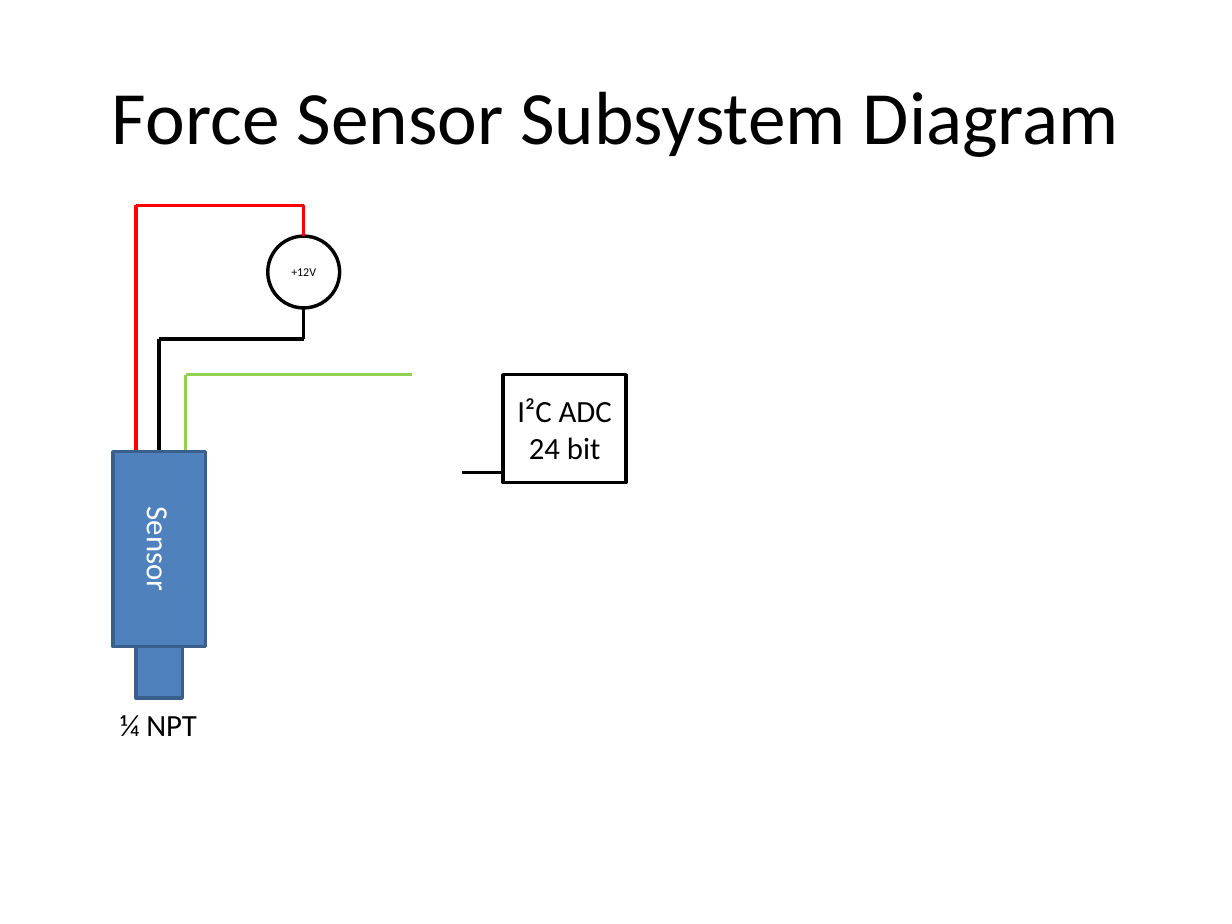
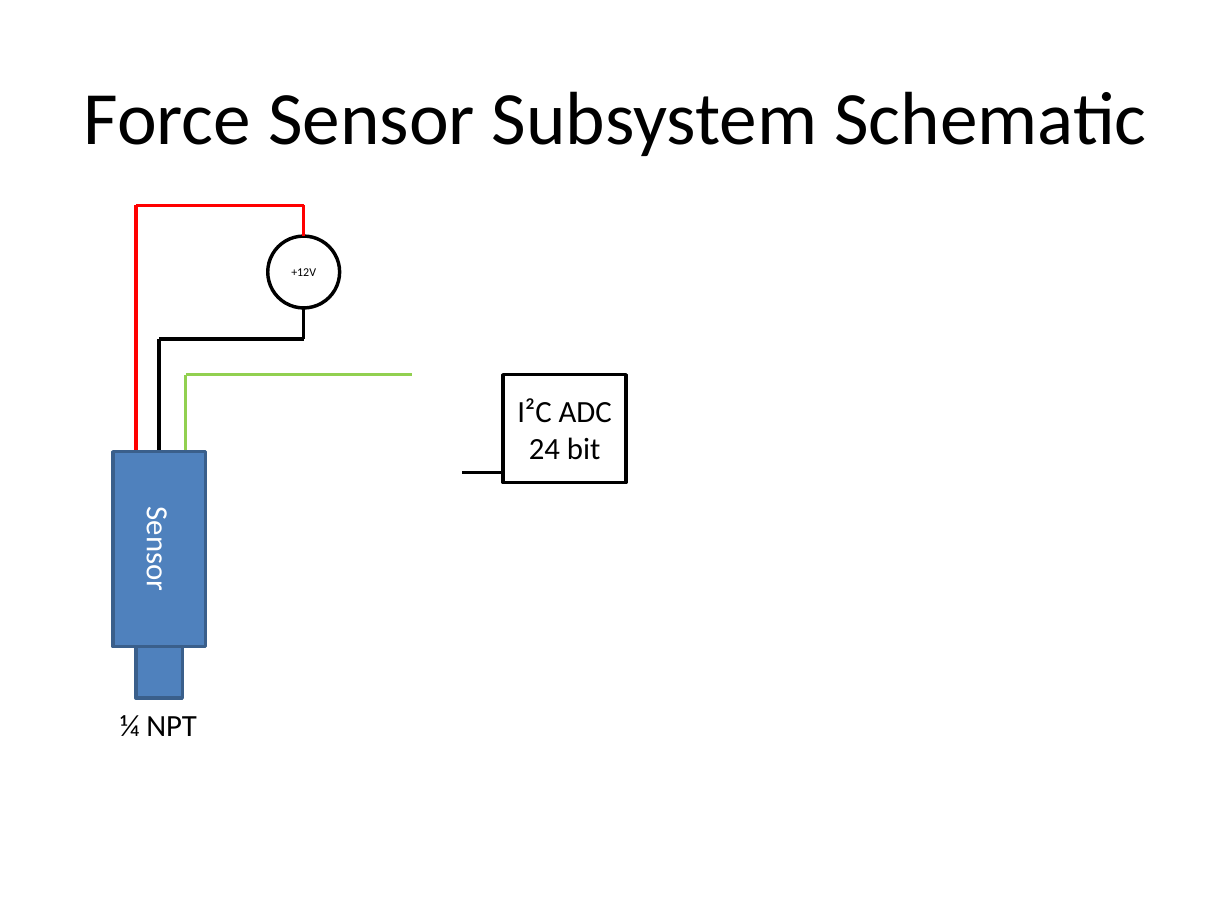
Before and after one commit to TheBengineer/Bridge-Tester, a slide deck: slide 2 of Design/Subsystems/Force Sensor.pptx (slide 1 before the commit). Drawn at 1232x924 pixels with LibreOffice and Linux fonts; fonts in the diff are those of the drawing. Boxes give left, top, right and bottom in pixels: in the first picture for what was removed or moved away, otherwise in the second. Text is boxed around its words. In the diff, an @@ line names an element or a change of style, - is before the commit and + after.

Commit message:
Finished System Diagram

```diff
--- a/Design/Subsystems/Force Sensor.pptx
+++ b/Design/Subsystems/Force Sensor.pptx
@@ title at (x1=84, y1=91, x2=1146, y2=156): text changed @@
-Force Sensor Subsystem Diagram
+Force Sensor Subsystem Schematic
```
Also in this commit, not shown: 1 slide added.
